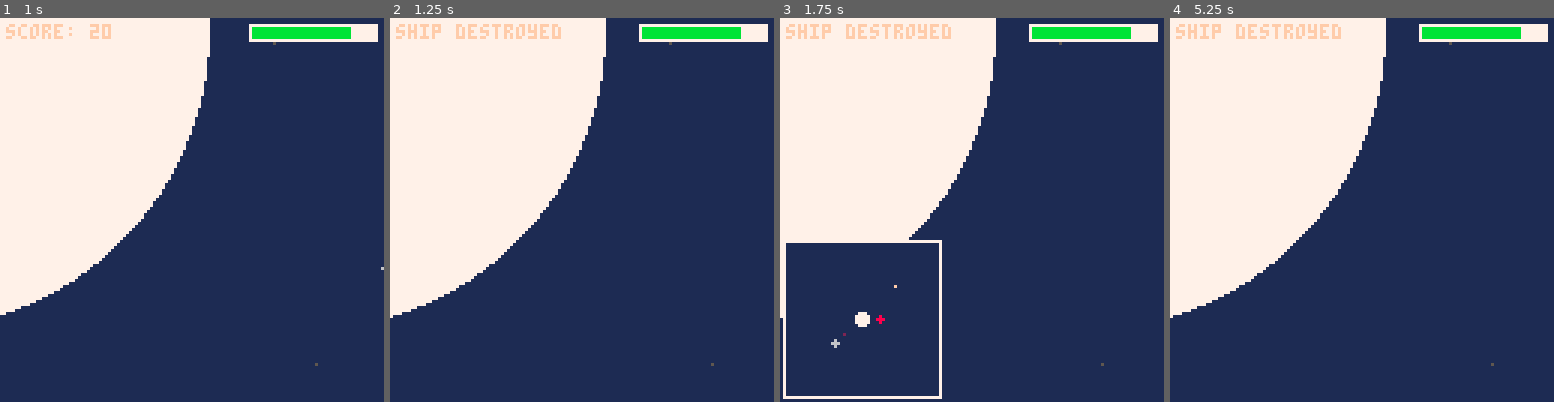
Above: before the commit, frames 1-4 (left to right).
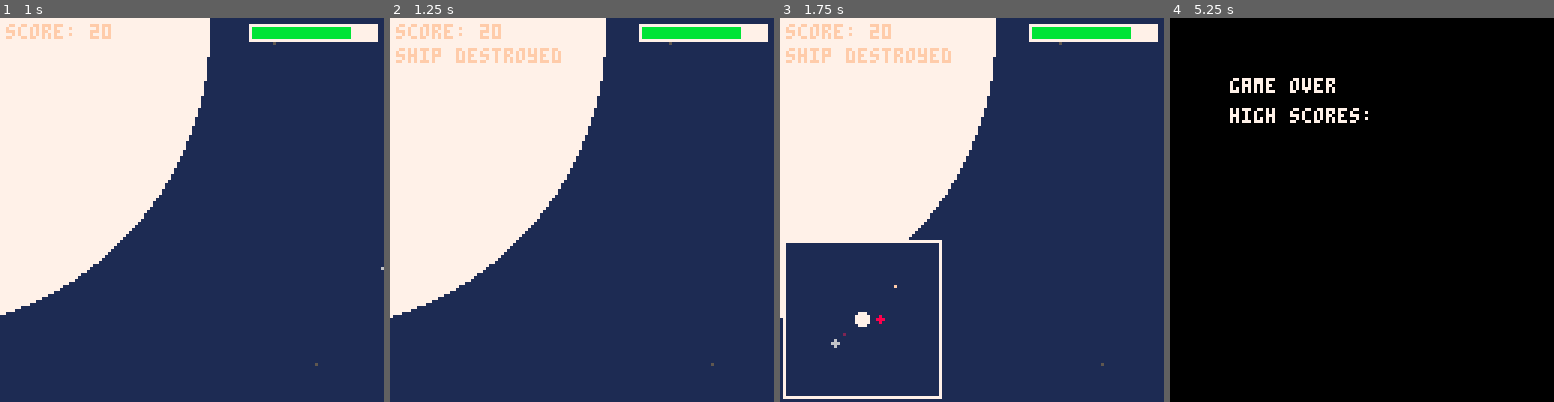
Above: after the commit, the same moments.

Repository: nucleartide/ludum-dare-39
Game: PICO-8 cartridge game.p8
Same seed, same stepped clock (60 frames per second), same inputs: the game is played once before the commit and once after it.
Inputs:
- Up to frame 1 (1 s): tap X (X key) at 0.33 s; tap O (Z key) at 0.7 s
- Up to frame 2 (1.25 s): tap X (X key) at 1.07 s
- Up to frame 3 (1.75 s): hold Right from 1.6 s (still down); tap O (Z key) at 1.7 s
- Up to frame 4 (5.25 s): tap X (X key) every 1.12 s from 1.85 to 5.2 s; release Right at 2.1 s; tap O (Z key) every 0.4 s from 2.1 to 4.9 s; hold Up 2.15-2.42 s; hold Right 2.47-3.03 s; hold Left 3.08-3.58 s; hold Down 3.63-3.97 s; hold Right 4.02-4.68 s; hold Up 4.73-5.03 s; hold Left from 5.08 s (still down)

Frame 1 is identical in both runs. In frame 2, 1.6% of the frame differs, in the area x 1-45%, y 1-12%; in frame 3, 1.6%; in frame 4, 99%, in the area x 0-100%, y 0-100%.

Commit message:
more high score stuff

Diff:
--- a/game.p8
+++ b/game.p8
@@ -108,8 +108,8 @@
 
   -- did the player win the game
   escaped = false,
-
   dead = false,
+  delay = 0,
 
   p1 = {
     x = 0,
@@ -375,6 +375,20 @@
   if player.launched and not player.dead then
     score += 1
   end
+
+  --
+  -- wait 2-3 seconds before switching state
+  --
+
+  if player.escaped or player.dead then
+    player.delay += 1
+  end
+  if player.delay > 120 then
+    if player.dead or player.escaped then
+      _update = update_game_over
+      _draw = draw_game_over
+    end
+  end
 end
 
 function propel_player()
@@ -498,11 +512,10 @@
     local m = flr(t * 2) % 2
     print("escape success", cam.x + 5, cam.y + 5, m + 9)
   else
+    print("score: " .. score, cam.x+2, cam.y+2, 15)
     if player.dead then
-      print("ship destroyed", cam.x + 2, cam.y + 2, 15)
-    else
+      print("ship destroyed", cam.x + 2, cam.y + 2 + 8, 15)
       --print("vel: " .. player.vel_x .. ',' .. player.vel_y, cam.x + 2, cam.y + 2, 15)
-      print("score: " .. score, cam.x+2, cam.y+2, 15)
     end
 
 --    for p in all(planets) do
@@ -575,6 +588,10 @@
 end
 
 function draw_game_over()
+  cls()
+  camera()
+  print("game over", 20, 20, 7)
+  print("high scores:", 20, 30, 7)
 end
 
 --
